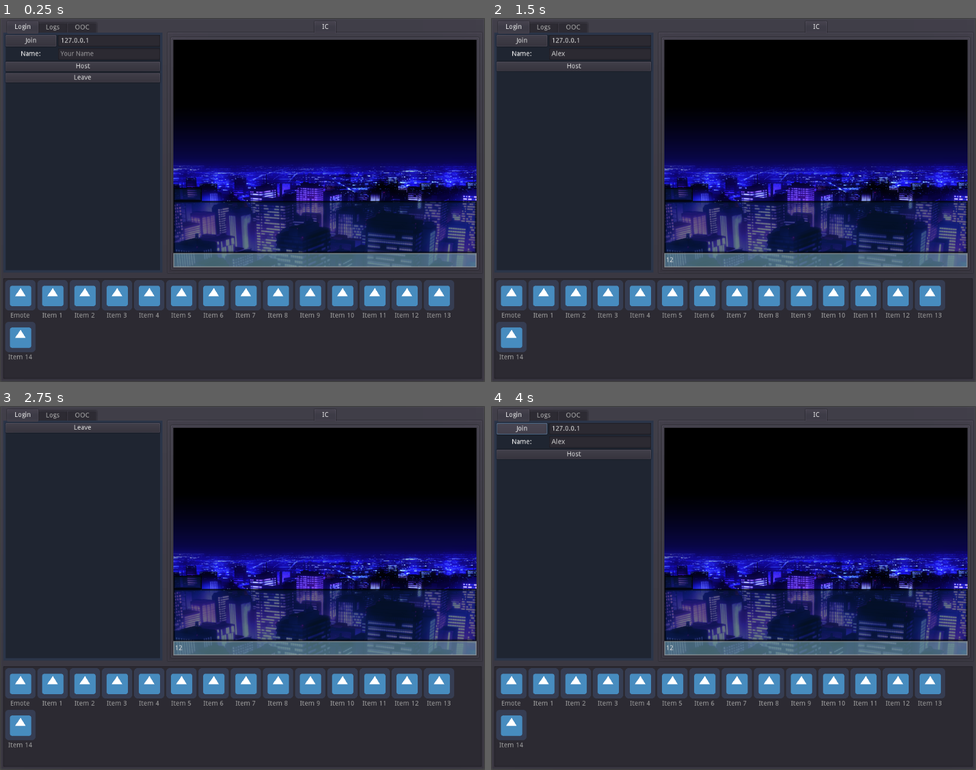
Above: before the commit, frames 1-4 (two rows, left to right).
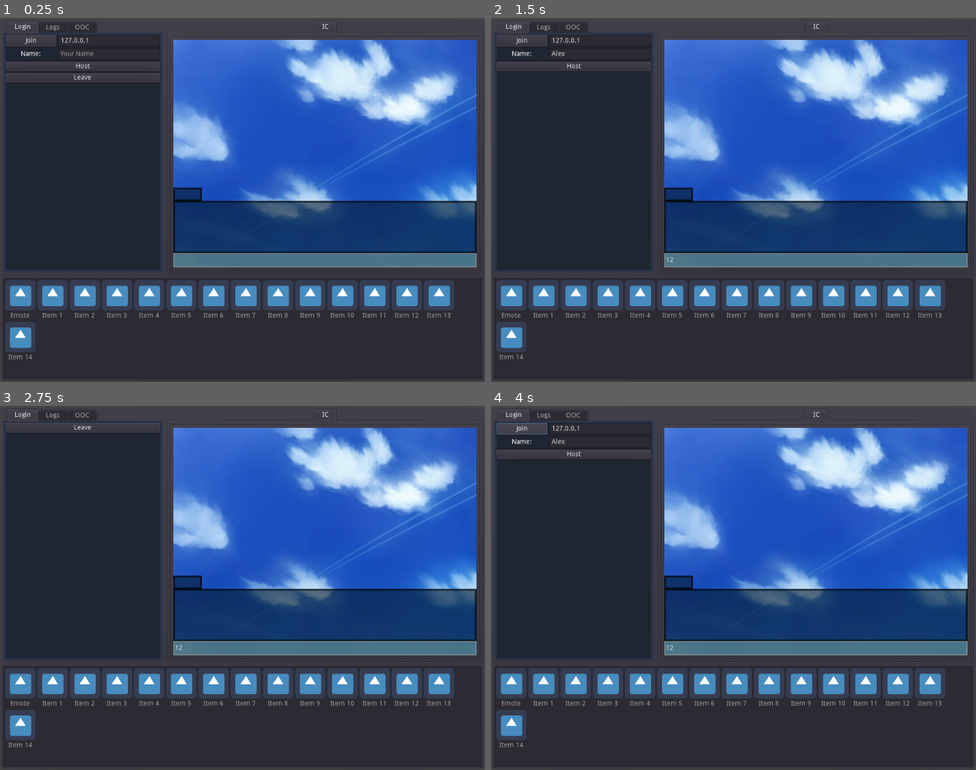
Above: after the commit, the same moments.

Repository: Crystalwarrior/GodotAO
Game: Godot game, scene res://ChatRoom.tscn
The game is run twice, just before and just after one commit, with the same random seed, the same clock (stepped at 60 frames per second) and the same inputs. The engine's default icon, where the game draws it, is replaced by a stand-in: a white triangle on a blue panel in a dark square.
Inputs (mouse positions are in pixels of both pictures, inside the frame that each line leads up to):
- Up to frame 1 (0.25 s): no input
- Up to frame 2 (1.5 s): click (602, 54) at 0.52 s; type "Alex" at 0.6 s; click (815, 261) at 0.75 s; type "12" at 0.83 s; click "Leave" at 1.25 s
- Up to frame 3 (2.75 s): click "Host" at 2 s
- Up to frame 4 (4 s): click "Leave" at 2.75 s; click "Join" at 3.5 s

The runs differ from the first frame. In frame 1, 35% of the frame differs, in the area x 35-99%, y 6-69%; in frame 2, 35%; in frame 3, 35%; in frame 4, 35%.

Commit message:
Replace assets with royalty free things

Diff:
--- a/ChatRoom.tscn
+++ b/ChatRoom.tscn
@@ -5,7 +5,7 @@
 [ext_resource path="res://fonts/courier new/italics.tres" type="DynamicFont" id=3]
 [ext_resource path="res://fonts/courier new/bold.tres" type="DynamicFont" id=4]
 [ext_resource path="res://fonts/courier new/normal.tres" type="DynamicFont" id=5]
-[ext_resource path="res://res/sprites/backgrounds/test/cit_2b.bmp" type="Texture" id=6]
+[ext_resource path="res://res/sprites/backgrounds/test/110602_b.jpg" type="Texture" id=6]
 [ext_resource path="res://icon.png" type="Texture" id=7]
 
 [sub_resource type="StyleBoxFlat" id=1]
@@ -199,7 +199,6 @@
 margin_bottom = -4.0
 
 [node name="View" type="ViewportContainer" parent="PanelContainer/MainWindow/HSplitContainer/View/IC"]
-editor/display_folded = true
 margin_left = 7.0
 margin_top = 7.0
 margin_right = 647.0
@@ -210,7 +209,6 @@
 size_flags_vertical = 0
 
 [node name="Viewport" type="Viewport" parent="PanelContainer/MainWindow/HSplitContainer/View/IC/View"]
-editor/display_folded = true
 size = Vector2( 640, 480 )
 handle_input_locally = false
 usage = 0
Binary file added: res/sprites/backgrounds/test/110602_b.jpg
Binary file removed: res/sprites/backgrounds/test/bui_h1b.png
Binary file removed: res/sprites/backgrounds/test/cit_2a.bmp
Binary file removed: res/sprites/backgrounds/test/cit_2b.bmp
Binary file added: res/sprites/backgrounds/test/city.jpg
Binary file added: res/sprites/characters/Female Student 1/female student 1 - blush.png
Binary file added: res/sprites/characters/Female Student 1/female student 1 - happy.png
Binary file added: res/sprites/characters/Female Student 1/female student 1 - sad.png
Binary file added: res/sprites/characters/Female Student 1/female student 1 - surprised.png
Binary file added: res/sprites/characters/Female Student 1/female student 1 - upset.png
Binary file added: res/sprites/characters/Female Student 2/female student 2 - blush.png
Binary file added: res/sprites/characters/Female Student 2/female student 2 - happy.png
(and 10 more such lines)
